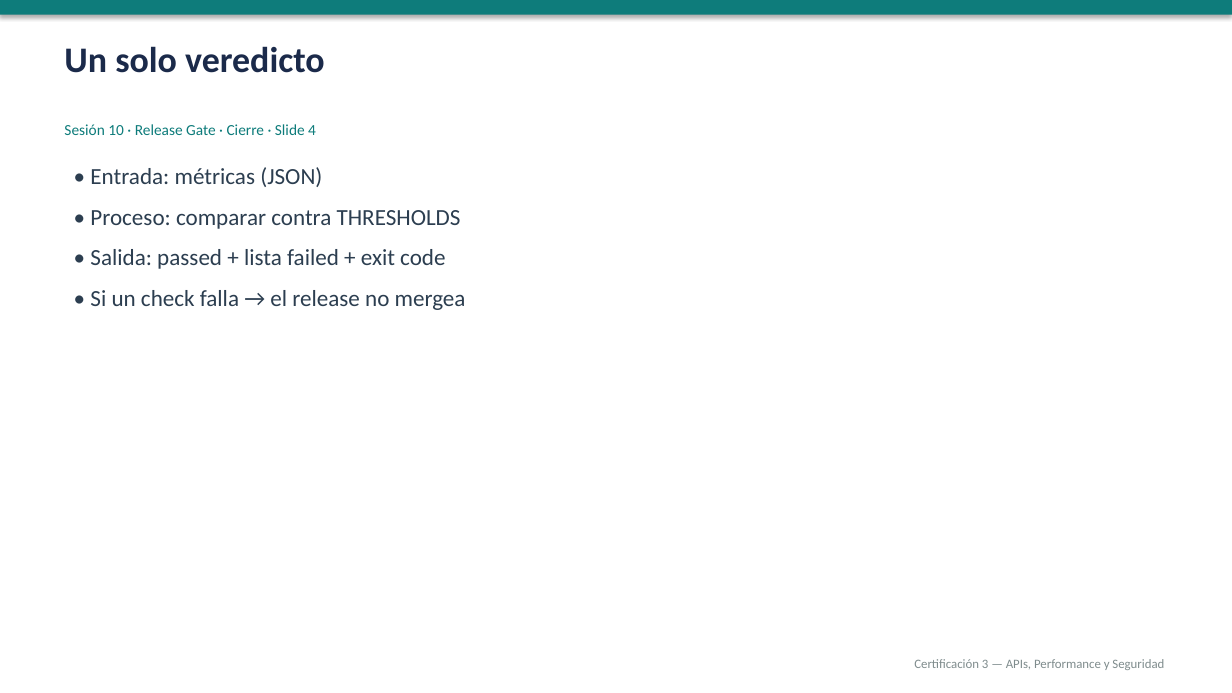
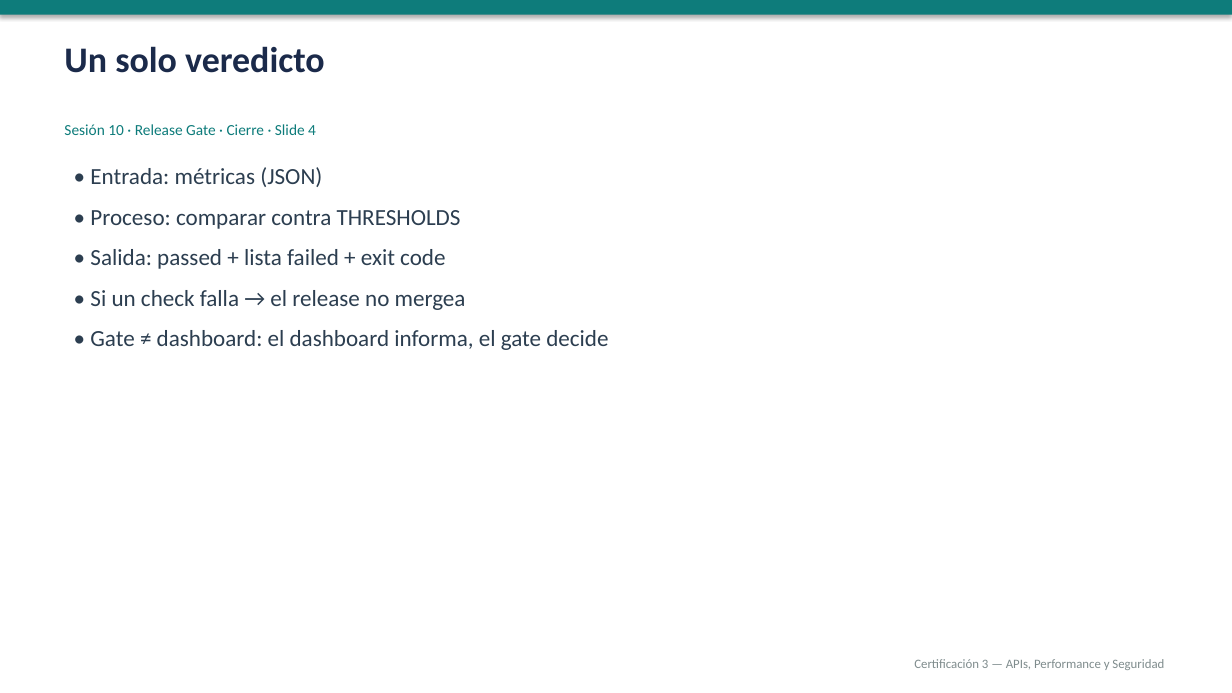
Before and after one commit to NelsonFlores1/Fork-curso_1, a slide deck: slide 4 of sesiones/sesion-10/sesion-10.pptx. Drawn at 1232x693 pixels with LibreOffice and Linux fonts; fonts in the diff are those of the drawing. Boxes give left, top, right and bottom in pixels: in the first picture for what was removed or moved away, otherwise in the second. Text is boxed around its words. In the diff, an @@ line names an element or a change of style, - is before the commit and + after.

```diff
--- a/sesiones/sesion-10/sesion-10.pptx
+++ b/sesiones/sesion-10/sesion-10.pptx
@@ text at [90,330,608,350]: paragraph added @@
+• Gate ≠ dashboard: el dashboard informa, el gate decide
```
Also in this commit, not shown: 13 other slides changed, 4 slides added, 1 slide removed, 17 other files.
